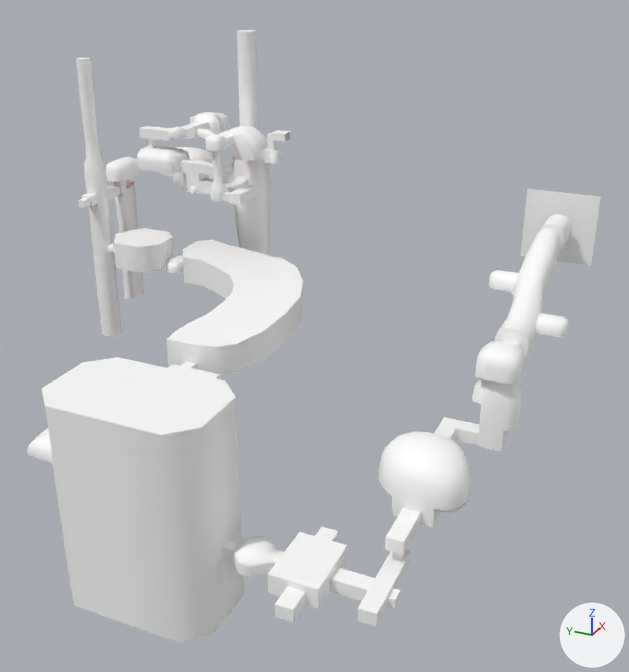
One commit to the glTF model Models/level-7.glb: the scene before it, then after it.
Camera for both pictures: a 50 mm camera at (-308.7, -157.4, 80.3) aimed at (-63.6, -47.1, -42.3). Lighting does not change. The marker at lower right points along +X, +Y and +Z. The picture after the commit comes second. Vertices at exactly the same position are counted once.

Objects in the first picture: 'level-7'.
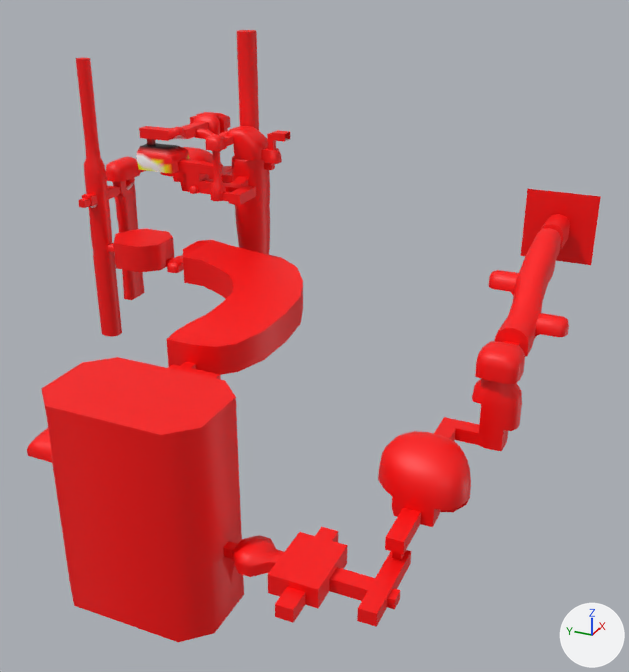
The change, as a diff of the scene's bpy script:
```diff
--- a/Models/level-7.glb.py
+++ b/Models/level-7.glb.py
@@ me_level_7 @@
 # used by ob_level_7; location = (0.0, 0.0, 0.0)
-me_level_7.from_pydata(...)  # 3198 vertices, 6377 faces; spans x -160.0..28.0, y -129.0..88.0, z -93.0..47.0
+me_level_7.from_pydata(...)  # 3232 vertices, 6445 faces; spans x -160.0..28.0, y -129.0..88.0, z -93.0..47.0
+# me_level_7 part 1
+# 10 vertices are removed from x -13.0..-6.0, y 37.0..53.0, z 0.0..2.0
+# 170 faces are deleted
+# 4 vertices in x -11.0..-8.0, y 49.0..50.0, z 2.0 move by (0.0, 0.0, 1.0)
+# 22 vertices move from x -13.0..17.0, y 12.0..54.0, z -3.0..2.0 to x -16.0..17.0, y 12.0..54.0, z -3.0..1.0
+# 44 vertices are added at x -16.0..-3.0, y 37.0..54.0, z -6.0..3.0
+# 238 new faces join them
+# me_level_7 part 2: 4856 kept faces spanning x -160.0..28.0, y -129.0..88.0, z -93.0..47.0 get new vertex colours; the middle colour goes from white #ffffff to red #ff0000
 me_level_7.materials.append(mat_defaultmaterial)
```

Pixel boxes [x1, y1, x2, y2] of what changed, in the pictures (629 x 672 px; the box of a moved part takes in the faces that stretch with it):
part 1 of me_level_7, moved or reshaped
    before: [137, 141, 236, 175]
    after: [137, 140, 236, 175]
part 2 of me_level_7, recoloured (white to red)
    both: [27, 30, 601, 642]
